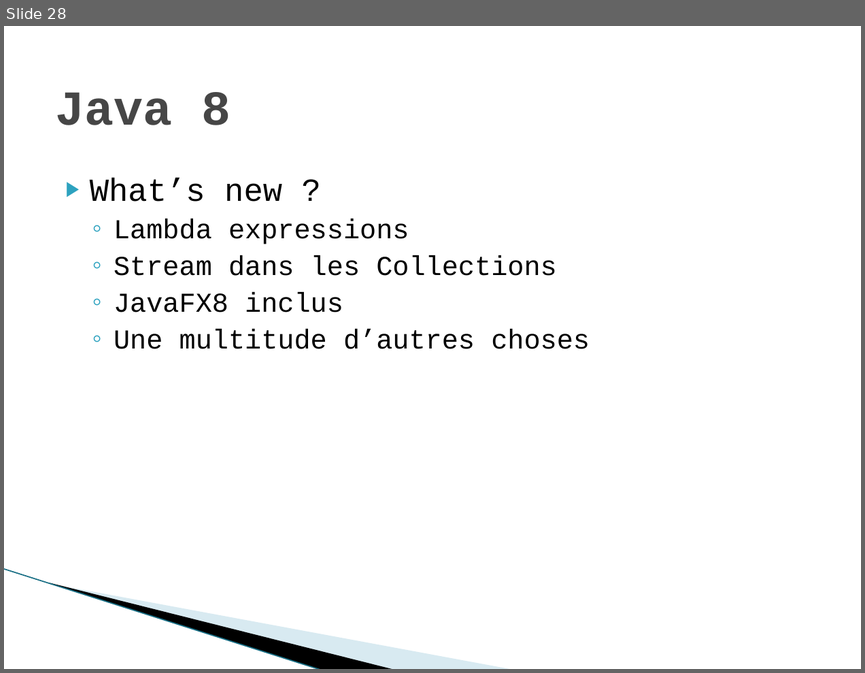
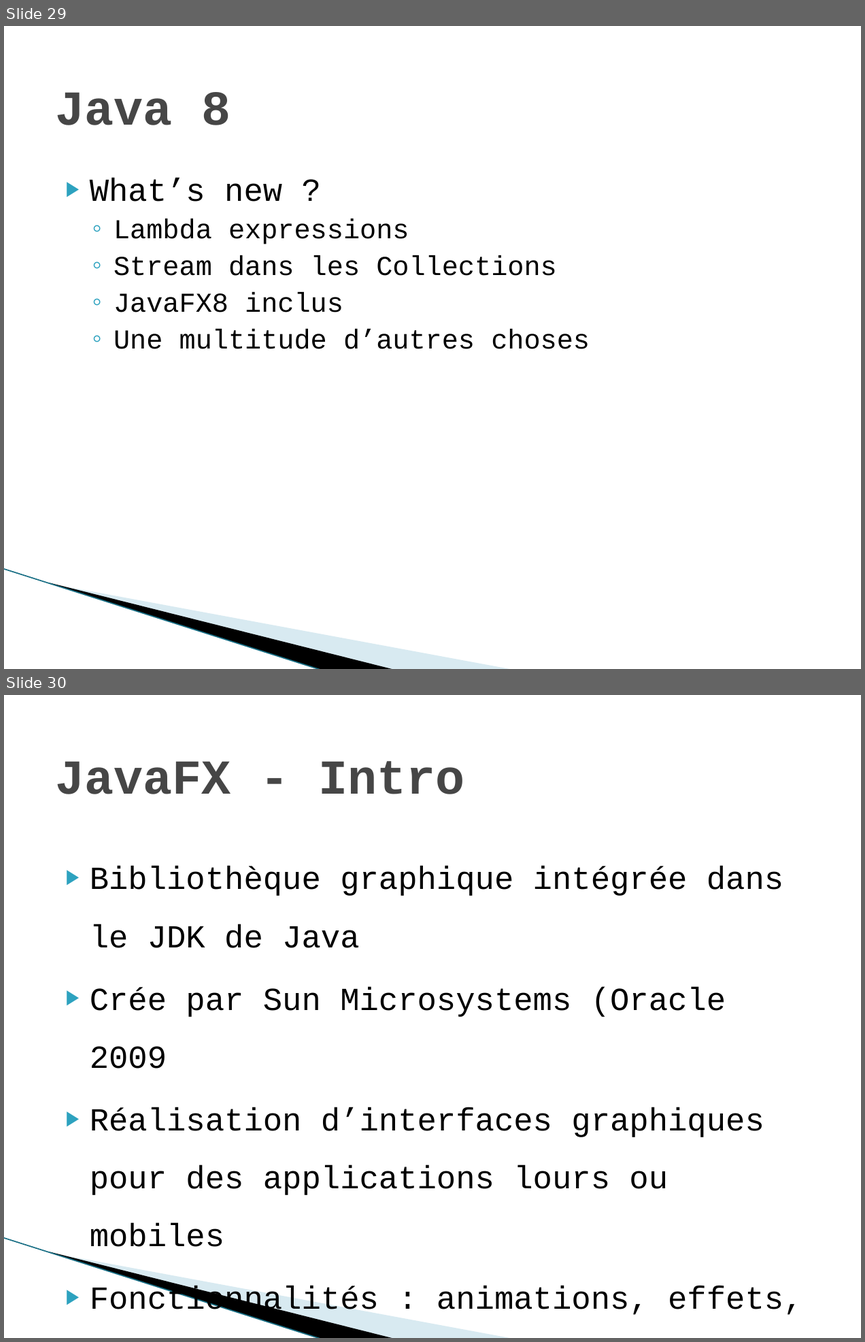
Before and after one commit to andreaubin/formationjava, a slide deck: resources/Java avancé.pptx. Shown one above the other, each under a label of ours: slide 28 before the commit, slides 29 and 30 after it. The pictures are 865x673 and 865x1342 pixels, drawn with LibreOffice and Linux fonts; fonts in the diff are those of the drawing; background and template pictures are left out. Boxes give left, top, right and bottom in pixels: in the first picture for what was removed or moved away, otherwise in the second. Text is boxed around its words. In the diff, an @@ line names an element or a change of style, - is before the commit and + after.

```diff
--- a/resources/Java avancé.pptx
+++ b/resources/Java avancé.pptx
@@ slide 30 added at (x1=4, y1=695, x2=861, y2=1338), background #FFFFFF; not listed: 3 template elements that a slide beside it also shows @@
@@ title added at (x1=55, y1=761, x2=465, y2=794), 41 pt, text #464646, bold @@
+JavaFX - Intro
@@ text added at (x1=90, y1=866, x2=802, y2=1319), 27 pt, text #000000 @@
+▶ Bibliothèque graphique intégrée dans le JDK de Java
+▶ Crée par Sun Microsystems (Oracle 2009
+▶ Réalisation d’interfaces graphiques pour des applications lours ou mobiles
+▶ Fonctionnalités : animations, effets, 3D, audio/video, diagrammes, CSS
@@ what was slide 28 is now slide 29 @@
```
Also in this commit, not shown: 8 other slides added.
